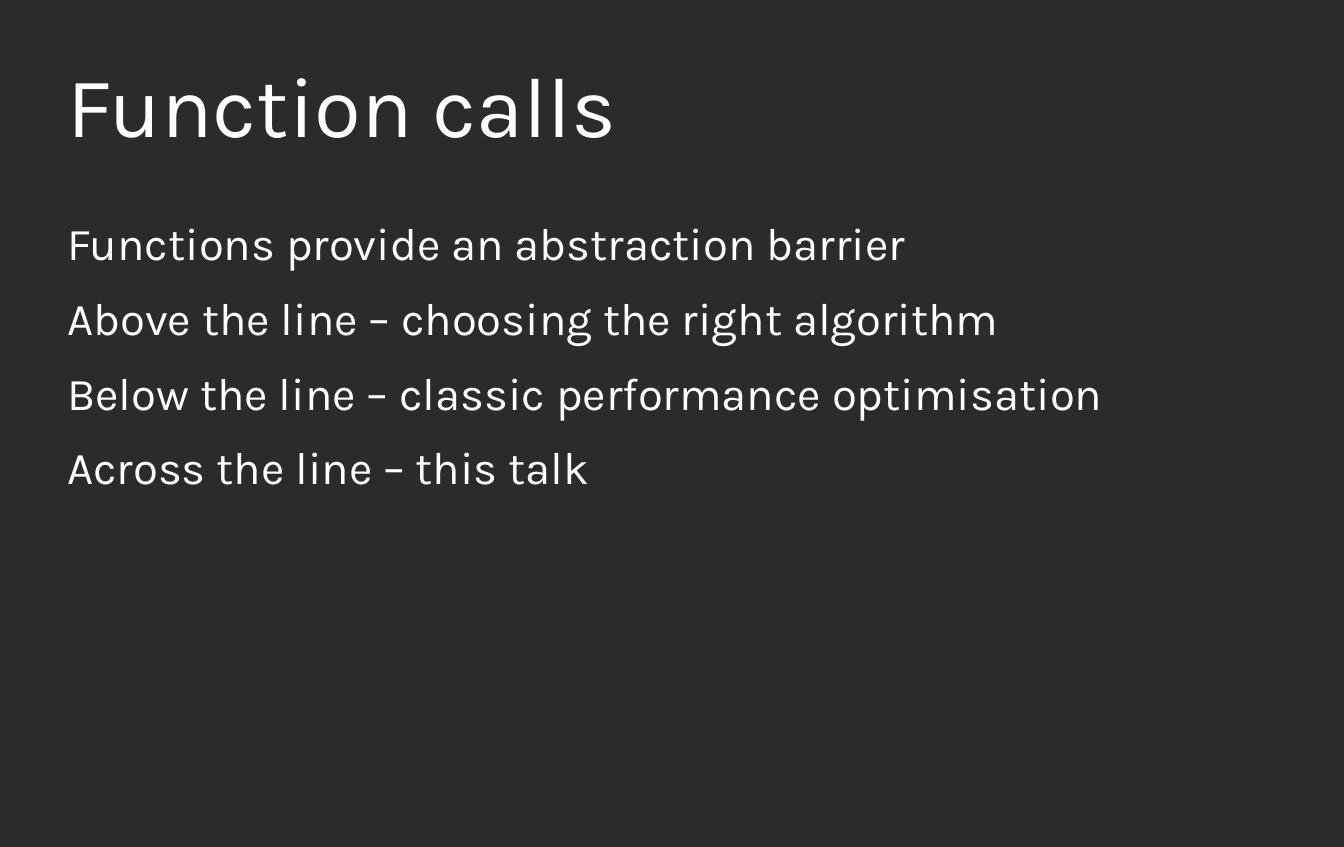
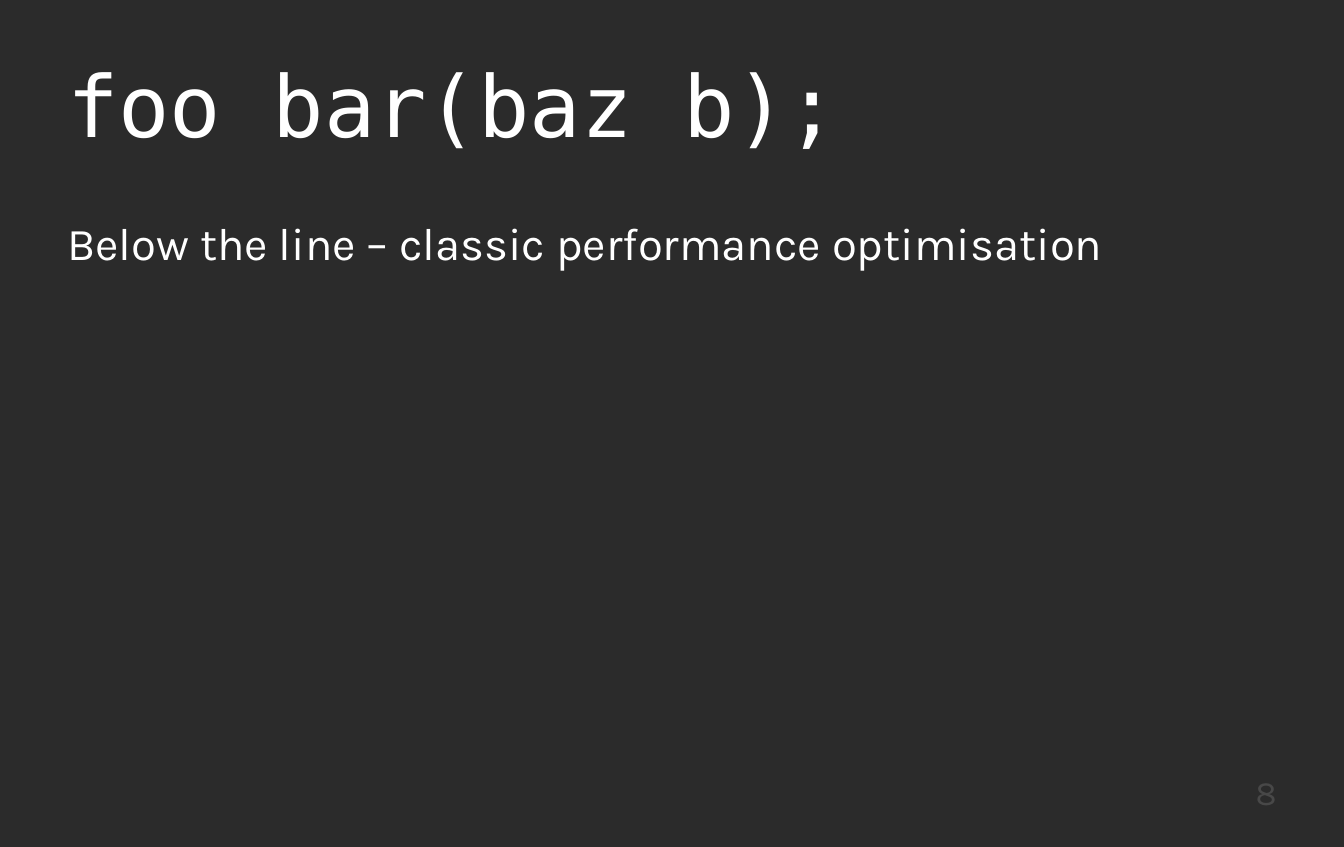
Before and after one commit to KayEss/cpp-designing4performance, a slide deck: slide 8 of slides/Designing APIs For Performance.odp (slide 2 before the commit). Drawn at 1344x847 pixels with LibreOffice and Linux fonts; fonts in the diff are those of the drawing; background and template pictures are left out; a plain dark background stands for a picture behind light text. Boxes give left, top, right and bottom in pixels: in the first picture for what was removed or moved away, otherwise in the second. Text is boxed around its words. In the diff, an @@ line names an element or a change of style, - is before the commit and + after.

```diff
--- a/slides/Designing APIs For Performance.odp
+++ b/slides/Designing APIs For Performance.odp
@@ title at (67,72,838,149): text changed; font Karla to DejaVu Sans Mono @@
-Function calls
+foo bar(baz b);
@@ text at (67,228,998,346): paragraphs removed @@
-Functions provide an abstraction barrier
-Above the line – choosing the right algorithm
@@ text at (67,452,589,485): paragraph removed @@
-Across the line – this talk
@@ page number added at (964,771,1277,830), 24 pt, text #484848 @@
+8
```
Also in this commit, not shown: 19 other slides changed, 15 slides added, 1 slide removed, 4 other files.
